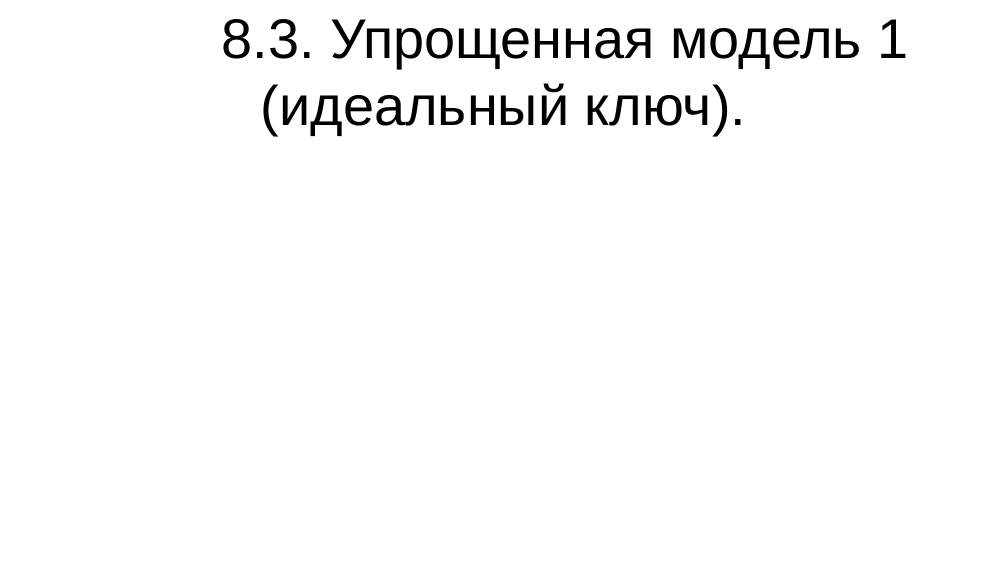
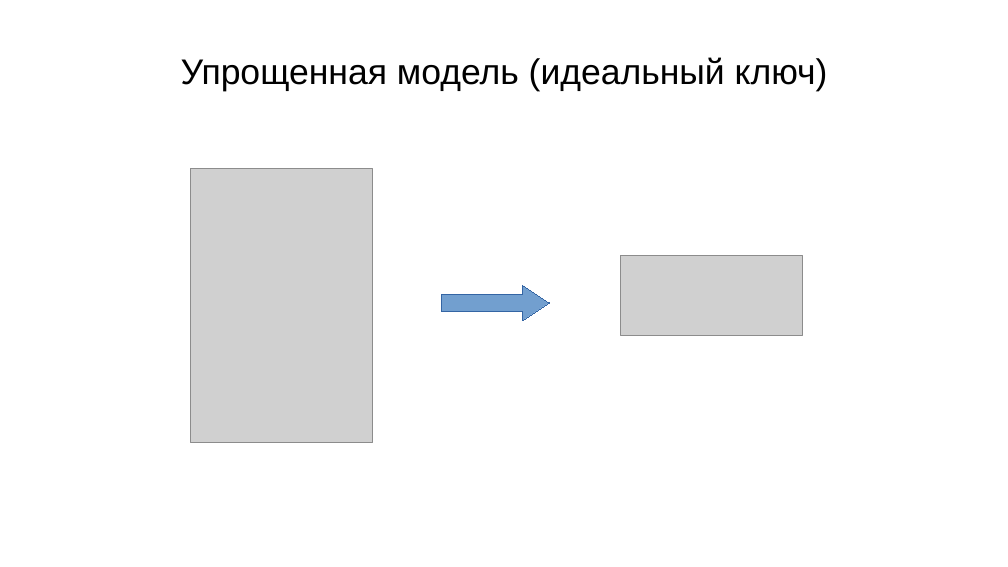
Before and after one commit to steelcraft/stud-lab, a slide deck: slide 5 of Лекции/СBDS01#L5.odp. Drawn at 1008x567 pixels with LibreOffice and Linux fonts; fonts in the diff are those of the drawing; grey boxes stand for pictures. Boxes give left, top, right and bottom in pixels: in the first picture for what was removed or moved away, otherwise in the second. Text is boxed around its words. In the diff, an @@ line names an element or a change of style, - is before the commit and + after.

```diff
--- a/Лекции/СBDS01#L5.odp
+++ b/Лекции/СBDS01#L5.odp
@@ title at (x1=181, y1=57, x2=828, y2=91): text changed; size 44 to 28 pt @@
-8.3. Упрощенная модель 1 (идеальный ключ).
+Упрощенная модель (идеальный ключ)
@@ picture added at (x1=191, y1=168, x2=373, y2=443) @@
@@ picture added at (x1=621, y1=256, x2=803, y2=336) @@
@@ right arrow added at (x1=442, y1=285, x2=550, y2=321), fill #729FCF, outline #3465A4 0 pt @@
```
Also in this commit, not shown: 1 slide added, 2 slides removed.
